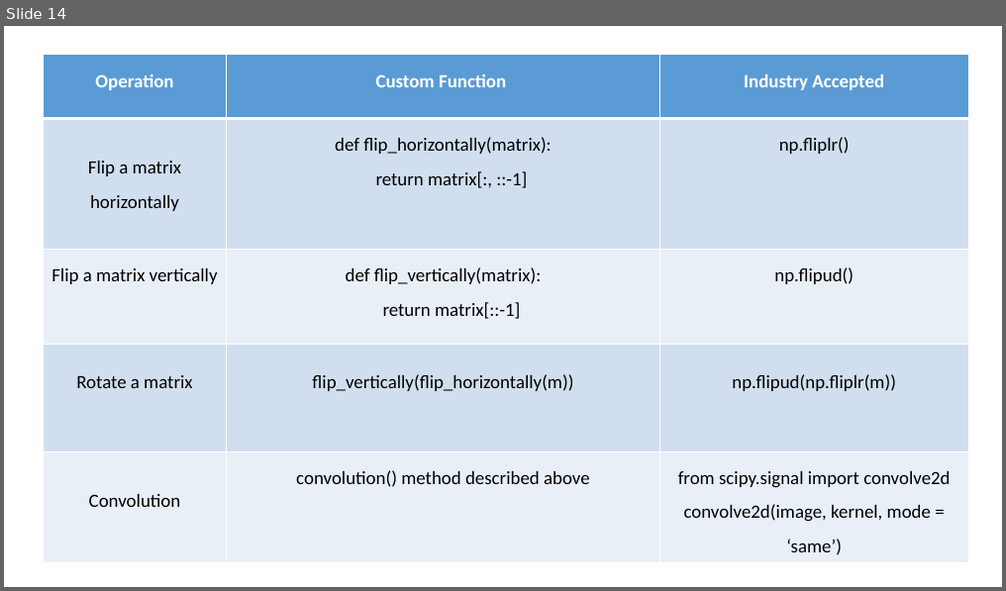
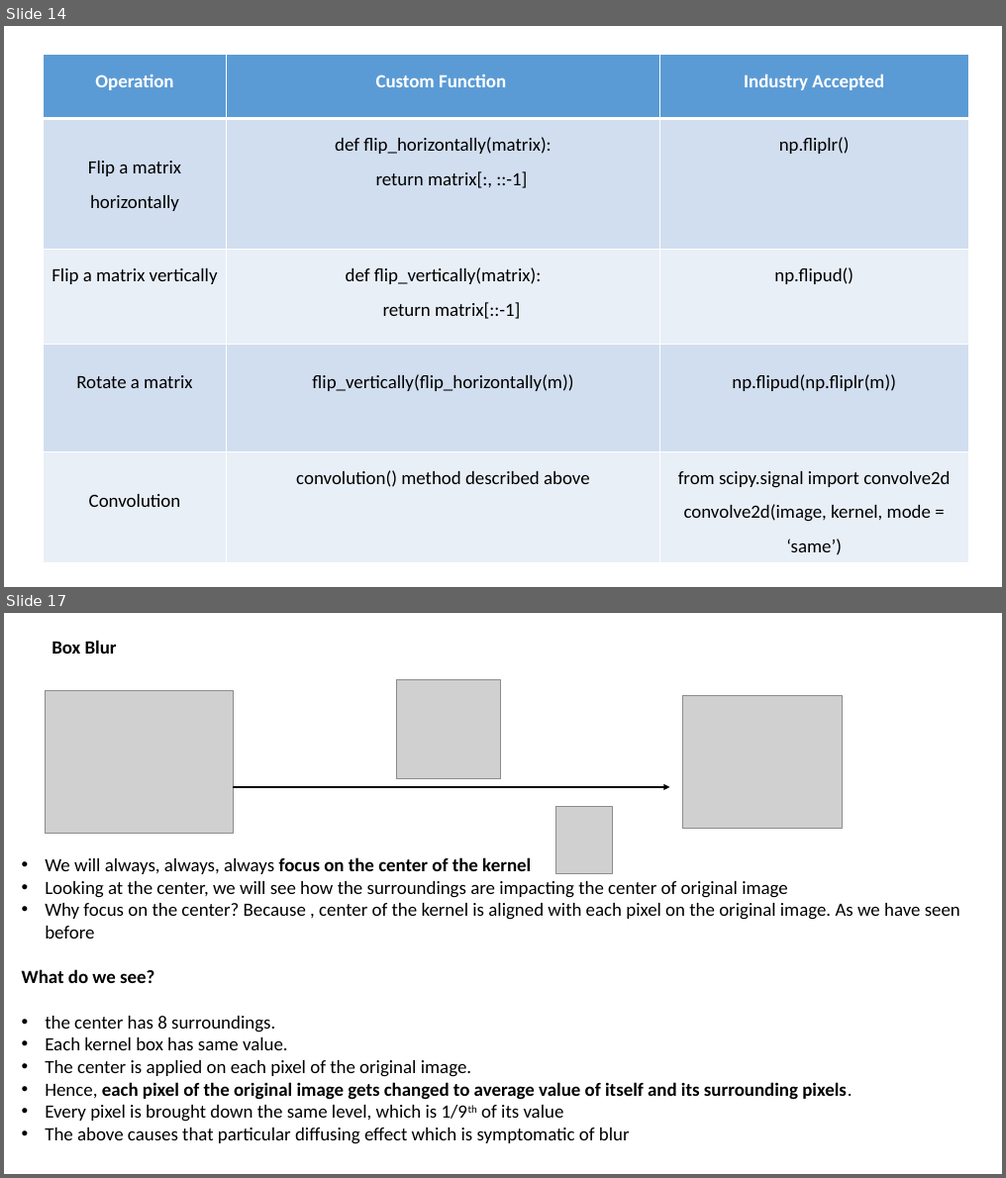
Before and after one commit to in-tandem/real_world_use_cases_1, a slide deck: images_playground/Convolution.pptx. Shown one above the other, each under a label of ours: slide 14 before the commit, slides 14 and 17 after it; the slides between them are not shown. The pictures are 1006x591 and 1006x1178 pixels, drawn with LibreOffice and Linux fonts; fonts in the diff are those of the drawing; grey boxes stand for pictures. Boxes give left, top, right and bottom in pixels: in the first picture for what was removed or moved away, otherwise in the second. Text is boxed around its words. In the diff, an @@ line names an element or a change of style, - is before the commit and + after.

```diff
--- a/images_playground/Convolution.pptx
+++ b/images_playground/Convolution.pptx
@@ slide 17 added at <box>4,613,1002,1174</box>, background #FFFFFF @@
@@ text added at <box>52,640,117,654</box>, 18 pt, text #000000, bold @@
+Box Blur
@@ picture added at <box>45,691,233,834</box> @@
@@ picture added at <box>396,680,501,779</box> @@
@@ picture added at <box>683,696,843,829</box> @@
@@ arrow added from (233, 787) to (670, 787), #000000 1.5 pt @@
@@ picture added at <box>555,807,613,874</box> @@
@@ text added at <box>22,858,960,1145</box>, 18 pt, text #000000 @@
+• We will always, always, always focus on the center of the kernel
+• Looking at the center, we will see how the surroundings are impacting the center of original image
+• Why focus on the center? Because , center of the kernel is aligned with each pixel on the original image. As we have seen before
+What do we see?
+• the center has 8 surroundings.
+• Each kernel box has same value.
+• The center is applied on each pixel of the original image.
+• Hence, each pixel of the original image gets changed to average value of itself and its surrounding pixels.
+• Every pixel is brought down the same level, which is 1/9th of its value
+• The above causes that particular diffusing effect which is symptomatic of blur
```
Also in this commit, not shown: 1 slide changed, 11 other slides added, 13 other files.
